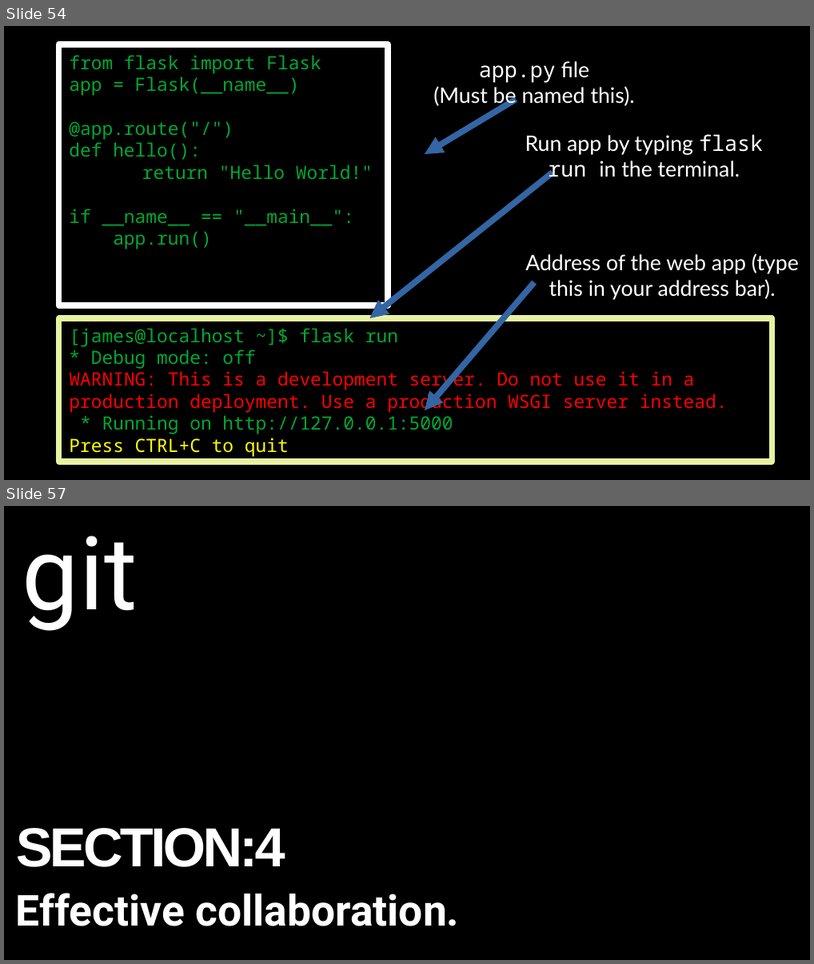
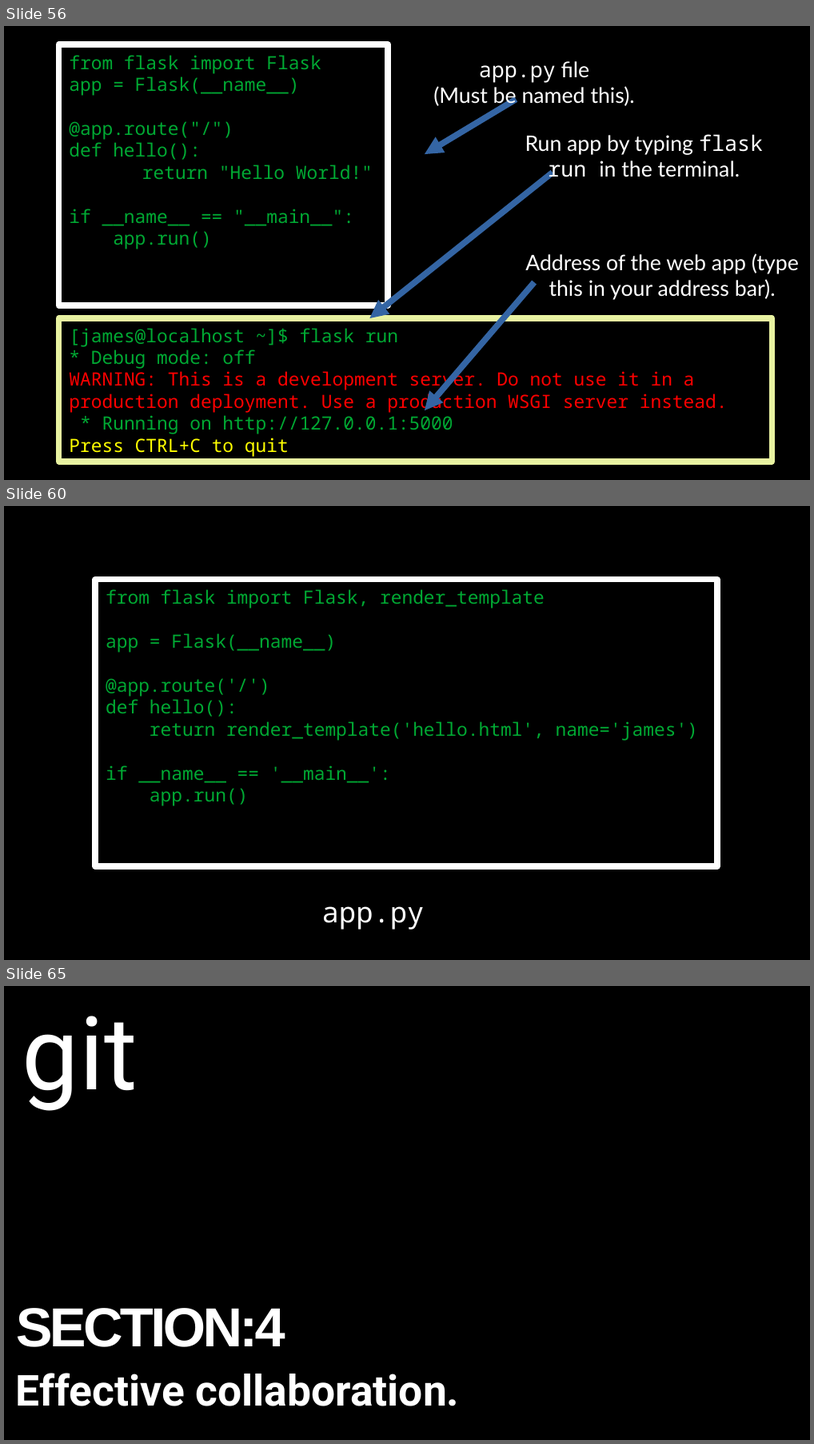
Before and after one commit to alexacallmebaka/htmlflasksql, a slide deck: slides/deck.odp. Shown one above the other, each under a label of ours: slides 54 and 57 before the commit, slides 56, 60 and 65 after it; the slides between them are not shown. The pictures are 814x964 and 814x1444 pixels, drawn with LibreOffice and Linux fonts; fonts in the diff are those of the drawing. Boxes give left, top, right and bottom in pixels: in the first picture for what was removed or moved away, otherwise in the second. Text is boxed around its words. In the diff, an @@ line names an element or a change of style, - is before the commit and + after.

```diff
--- a/slides/deck.odp
+++ b/slides/deck.odp
@@ slide 60 added at bbox=[4, 506, 810, 960], background #000000 @@
@@ rectangle added at bbox=[95, 579, 718, 866], outline #FFFFFF 6.01 pt, 18 pt, text #00A933 @@
+from flask import Flask, render_template
+app = Flask(__name__)
+@app.route('/')
+def hello():
+return render_template('hello.html', name='james')
+if __name__ == '__main__':
+app.run()
@@ text added at bbox=[322, 906, 425, 929], 28 pt, text #FFFFFF @@
+app.py
@@ what was slide 54 is now slide 56 @@
@@ what was slide 57 is now slide 65 @@
```
Also in this commit, not shown: 3 slides changed, 13 other slides added, 2 slides removed.
